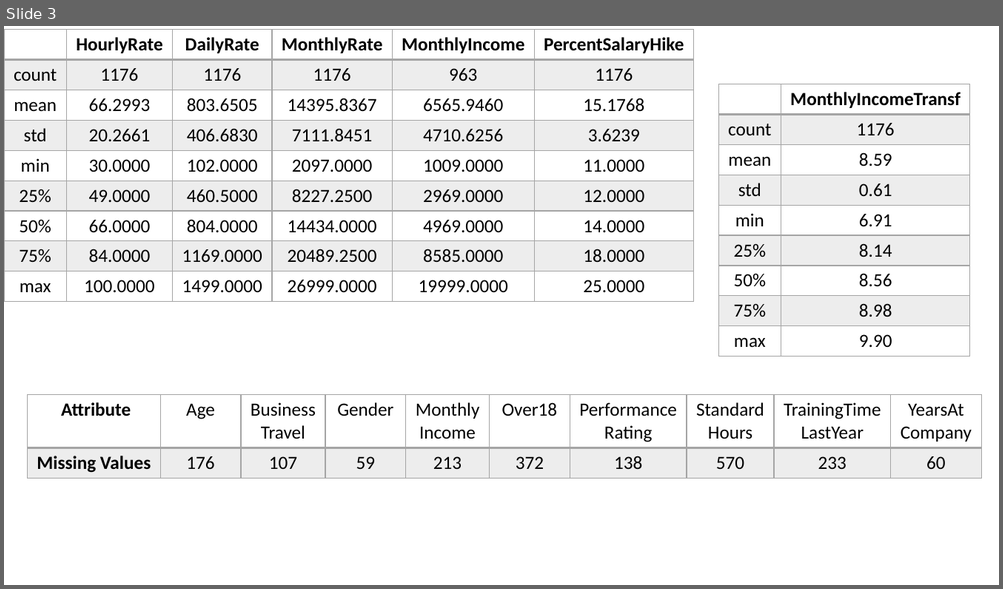
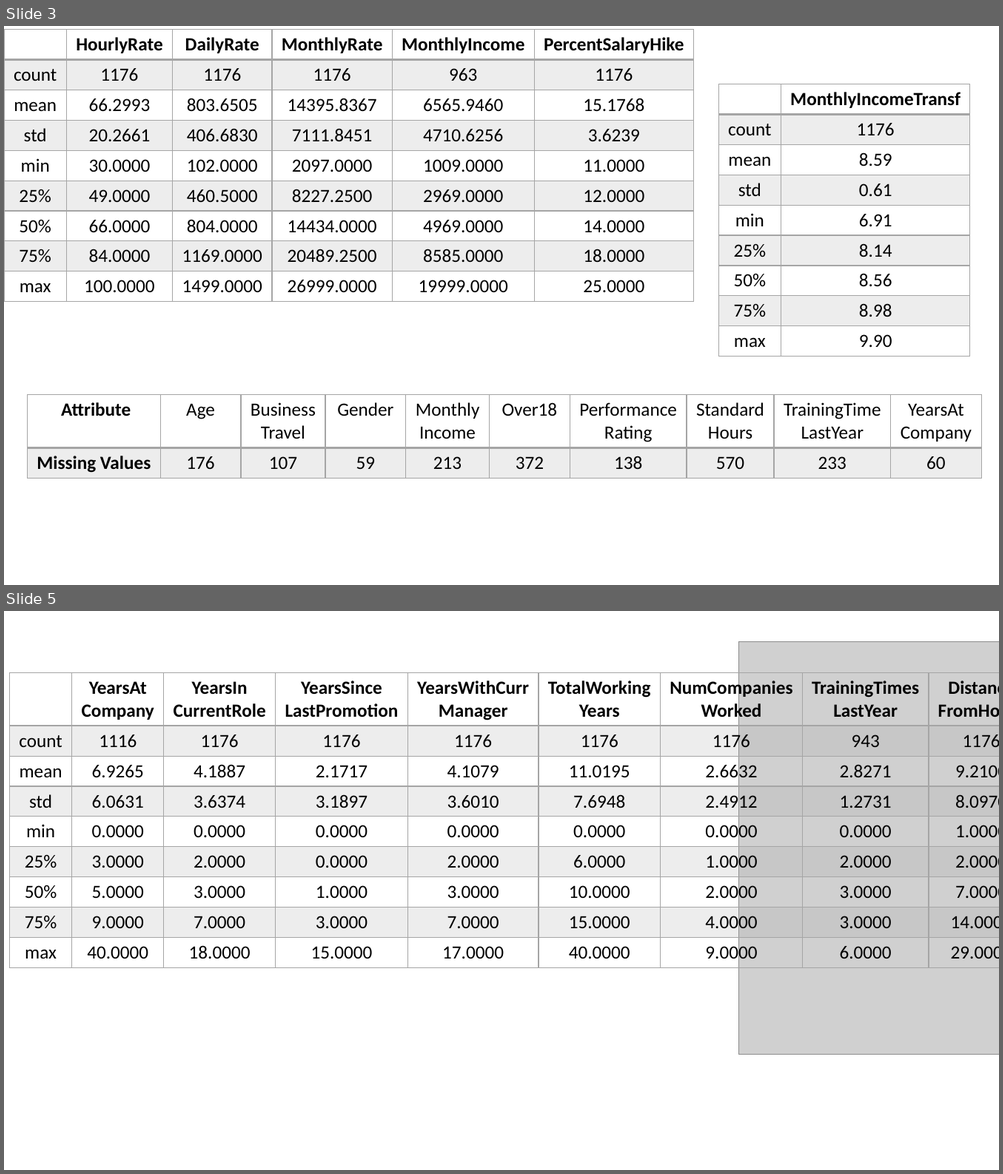
Before and after one commit to samucucchi/DataMining-1, a slide deck: Report/imgs/Presentazione standard1.pptx. Shown one above the other, each under a label of ours: slide 3 before the commit, slides 3 and 5 after it; the slides between them are not shown. The pictures are 1003x589 and 1003x1174 pixels, drawn with LibreOffice and Linux fonts; fonts in the diff are those of the drawing; grey boxes stand for pictures. Boxes give left, top, right and bottom in pixels: in the first picture for what was removed or moved away, otherwise in the second. Text is boxed around its words. In the diff, an @@ line names an element or a change of style, - is before the commit and + after.

```diff
--- a/Report/imgs/Presentazione standard1.pptx
+++ b/Report/imgs/Presentazione standard1.pptx
@@ slide 5 added at box(4, 611, 999, 1170), background #FFFFFF @@
@@ picture added at box(738, 641, 999, 1054) @@
@@ table added at box(9, 673, 999, 967), 9 rows, 9 columns @@
+ | YearsAt / Company | YearsIn / CurrentRole | YearsSince / LastPromotion | YearsWithCurr / Manager | TotalWorking / Years | NumCompanies / Worked | TrainingTimes / LastYear | Distance / FromHome
+count | 1116 | 1176 | 1176 | 1176 | 1176 | 1176 | 943 | 1176
+mean | 6.9265 | 4.1887 | 2.1717 | 4.1079 | 11.0195 | 2.6632 | 2.8271 | 9.2100
+std | 6.0631 | 3.6374 | 3.1897 | 3.6010 | 7.6948 | 2.4912 | 1.2731 | 8.0970
+min | 0.0000 | 0.0000 | 0.0000 | 0.0000 | 0.0000 | 0.0000 | 0.0000 | 1.0000
+25% | 3.0000 | 2.0000 | 0.0000 | 2.0000 | 6.0000 | 1.0000 | 2.0000 | 2.0000
+50% | 5.0000 | 3.0000 | 1.0000 | 3.0000 | 10.0000 | 2.0000 | 3.0000 | 7.0000
+75% | 9.0000 | 7.0000 | 3.0000 | 7.0000 | 15.0000 | 4.0000 | 3.0000 | 14.0000
+max | 40.0000 | 18.0000 | 15.0000 | 17.0000 | 40.0000 | 9.0000 | 6.0000 | 29.0000
```
Also in this commit, not shown: 2 other slides added, 2 slides removed, 6 other files.
